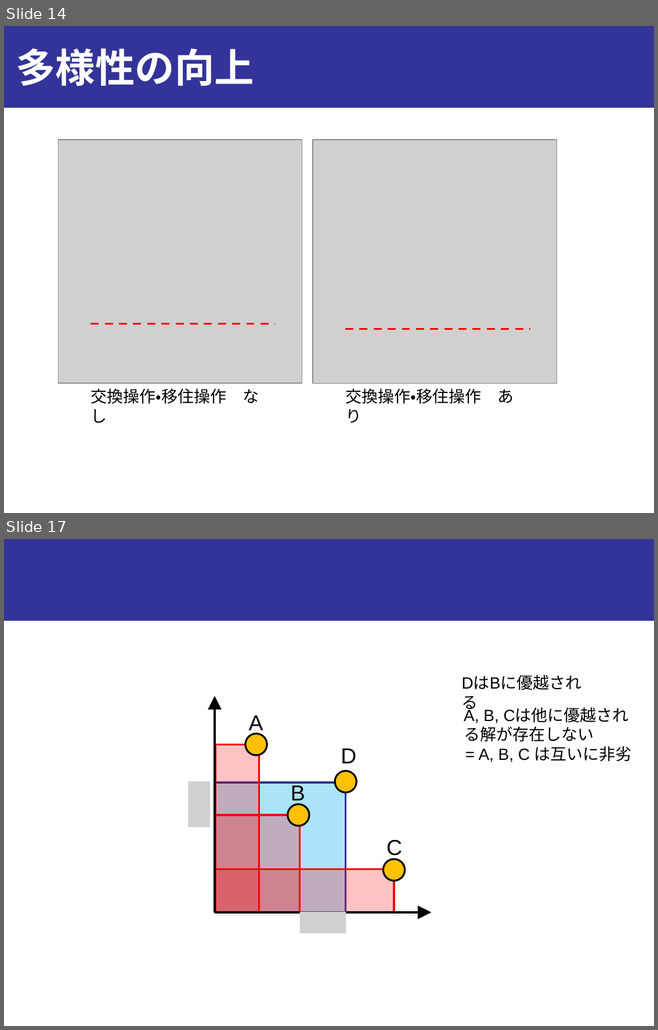
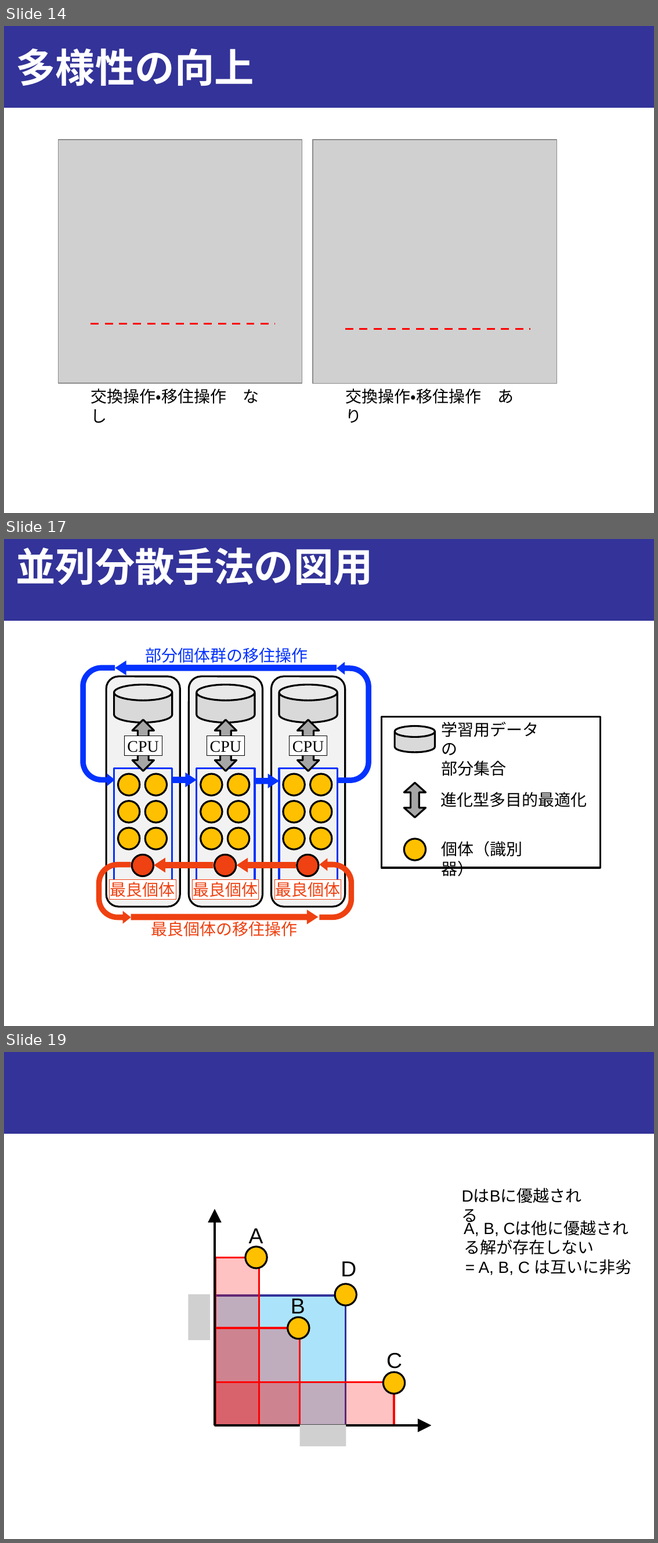
Before and after one commit to onikUone/Junior_slides, a slide deck: Junior_下書き.pptx. Shown one above the other, each under a label of ours: slides 14 and 17 before the commit, slides 14, 17 and 19 after it; the slides between them are not shown. The pictures are 658x1030 and 658x1543 pixels, drawn with LibreOffice and Linux fonts; fonts in the diff are those of the drawing; grey boxes stand for pictures. Boxes give left, top, right and bottom in pixels: in the first picture for what was removed or moved away, otherwise in the second. Text is boxed around its words. In the diff, an @@ line names an element or a change of style, - is before the commit and + after.

```diff
--- a/Junior_下書き.pptx
+++ b/Junior_下書き.pptx
@@ slide 17 added at bbox=[4, 539, 654, 1026], background #FFFFFF; not listed: 1 template element that a slide beside it also shows @@
@@ text added at bbox=[16, 548, 373, 585], 44 pt, text #FFFFFF, bold @@
+並列分散手法の図用
@@ group added at bbox=[81, 647, 371, 937]: 21 ellipses, 9 rectangles, 6 left arrows, 4 uturn arrows, 3 rounded rectangles, 3 cylinders, 3 up down arrows, 2 texts @@
+CPU
+最良個体
+最良個体の移住操作
+CPU
+最良個体
+CPU
+最良個体
+部分個体群の移住操作
@@ group added at bbox=[382, 716, 600, 877]: 3 texts, 1 rectangle, 1 ellipse, 1 cylinder, 1 up down arrow @@
+個体（識別器）
+学習用データの
+部分集合
+進化型多目的最適化
@@ what was slide 17 is now slide 19 @@
```
Also in this commit, not shown: 4 slides changed, 2 other files.
